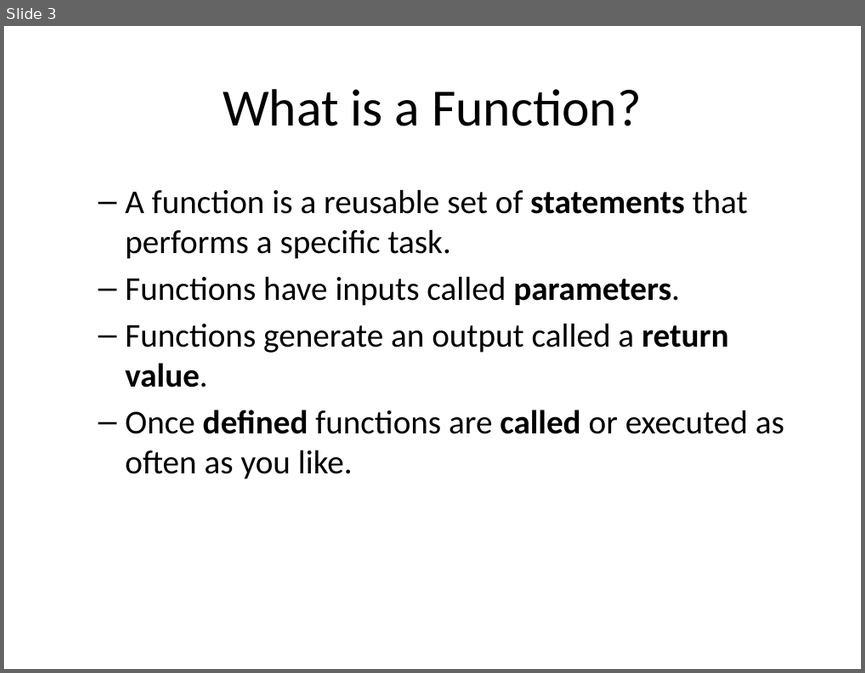
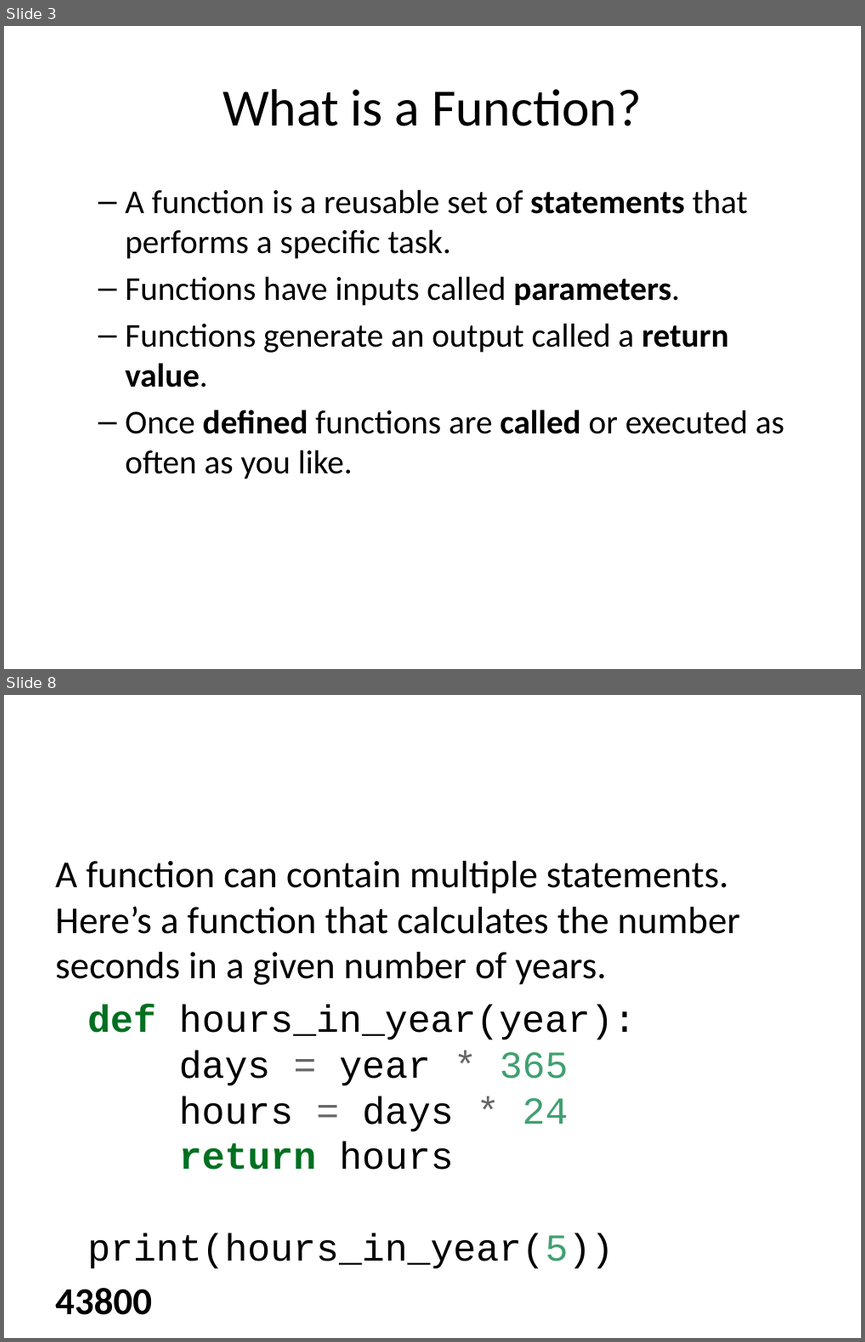
Before and after one commit to jwestgard/inst326, a slide deck: modules/module02/functions.pptx. Shown one above the other, each under a label of ours: slide 3 before the commit, slides 3 and 8 after it; the slides between them are not shown. The pictures are 865x673 and 865x1342 pixels, drawn with LibreOffice and Linux fonts; fonts in the diff are those of the drawing. Boxes give left, top, right and bottom in pixels: in the first picture for what was removed or moved away, otherwise in the second. Text is boxed around its words. In the diff, an @@ line names an element or a change of style, - is before the commit and + after.

```diff
--- a/modules/module02/functions.pptx
+++ b/modules/module02/functions.pptx
@@ slide 8 added at [4,695,861,1338], background #FFFFFF @@
@@ text added at [55,861,740,1269], 32 pt, text #000000 @@
+A function can contain multiple statements. Here’s a function that calculates the number seconds in a given number of years.
+def hours_in_year(year):
+days = year * 365
+hours = days * 24
+return hours
+print(hours_in_year(5))
+43800
```
Also in this commit, not shown: 3 slides changed, 7 other slides added, 1 slide removed, 22 other files.
